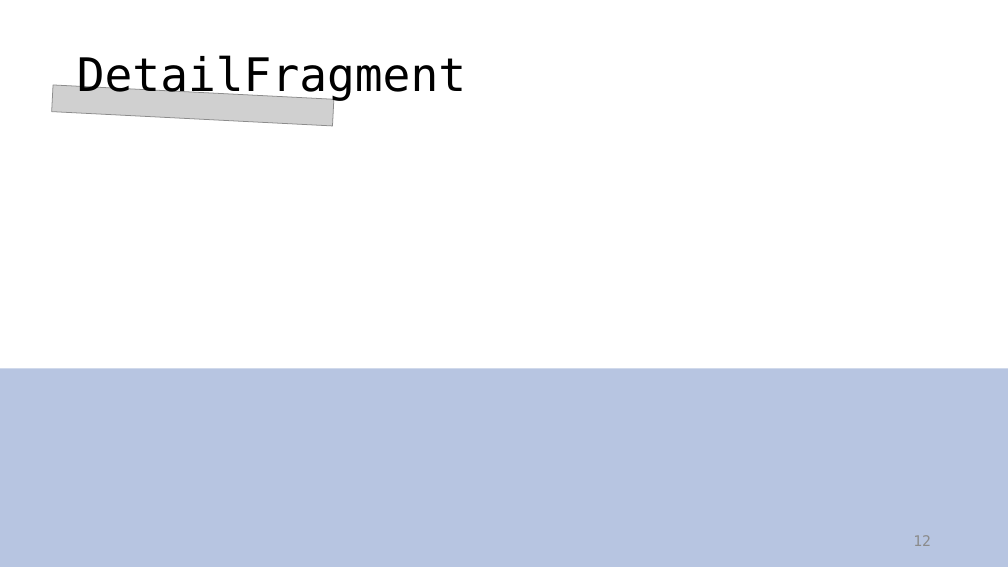
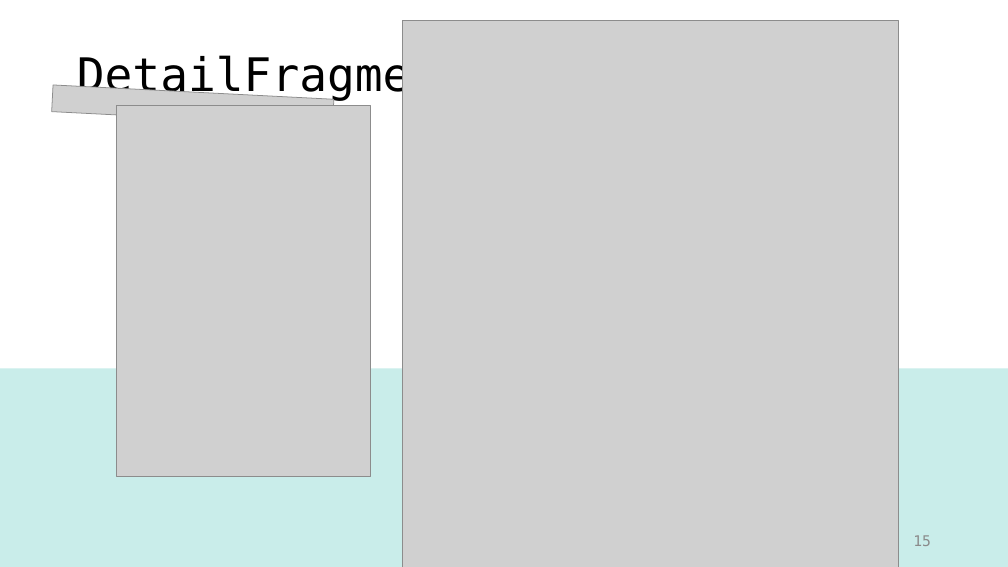
Before and after one commit to ccckyc/draw, a slide deck: slide 15 of Zoo.pptx (slide 12 before the commit). Drawn at 1008x567 pixels with LibreOffice and Linux fonts; fonts in the diff are those of the drawing; grey boxes stand for pictures. Boxes give left, top, right and bottom in pixels: in the first picture for what was removed or moved away, otherwise in the second. Text is boxed around its words. In the diff, an @@ line names an element or a change of style, - is before the commit and + after.

```diff
--- a/Zoo.pptx
+++ b/Zoo.pptx
@@ picture added at (402, 20, 898, 567) @@
@@ picture added at (116, 106, 371, 477) @@
@@ rectangle at (0, 368, 1008, 567): fill #B7C5E1 to #C9EDEA @@
@@ page number at (913, 535, 931, 546): text changed @@
-12
+15
```
Also in this commit, not shown: 6 other slides changed, 8 slides added, 2 slides removed.
